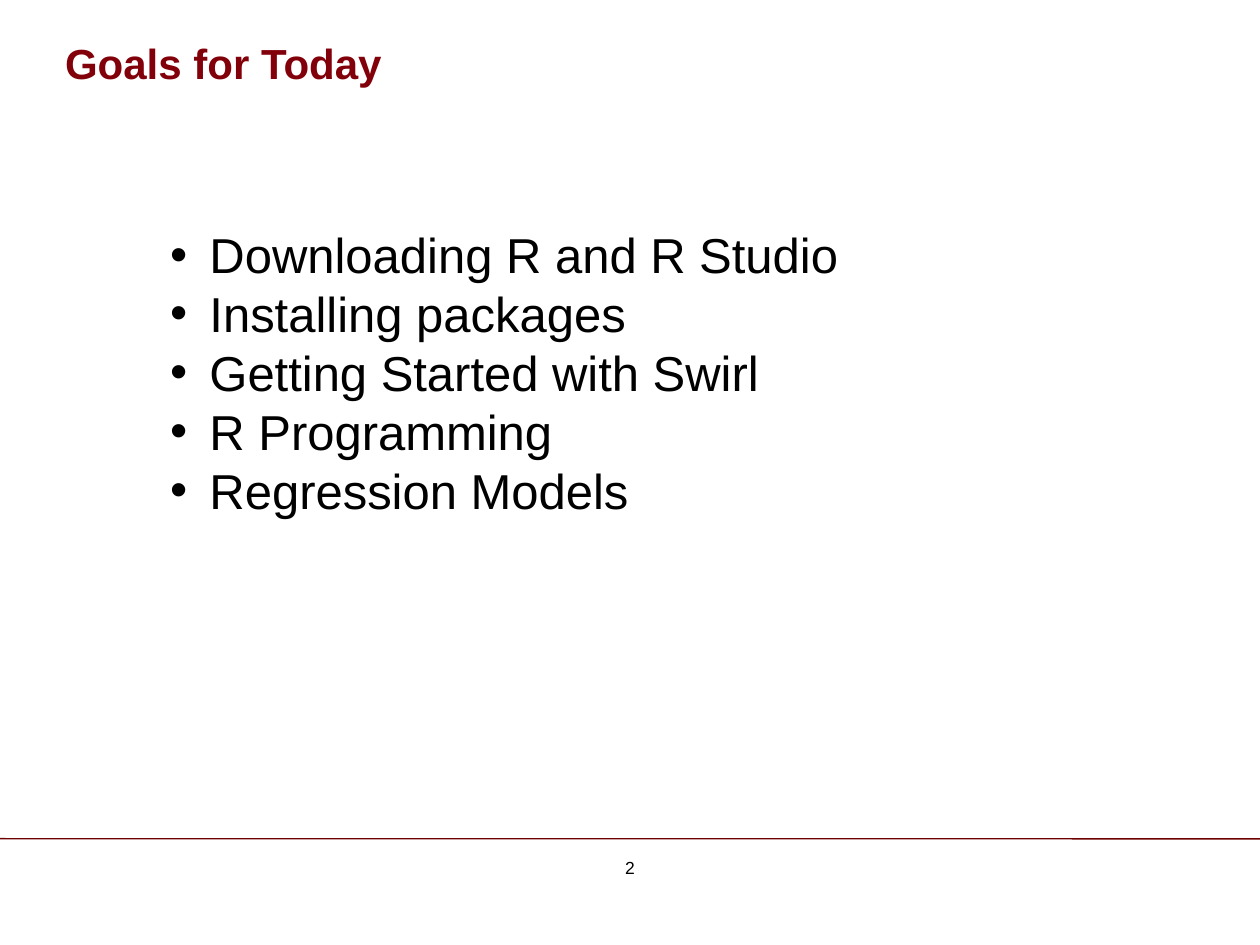
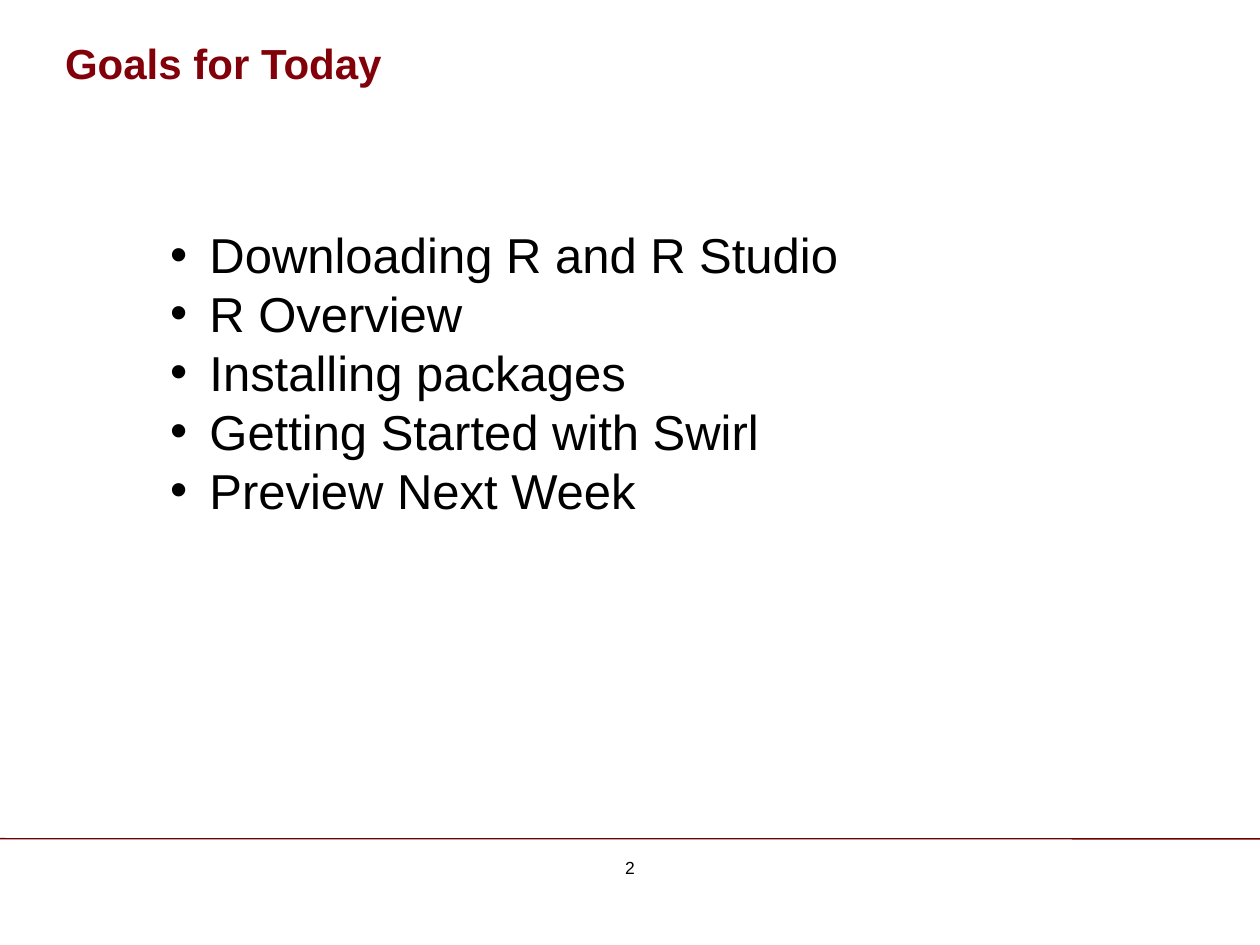
Before and after one commit to ChicagoBoothAnalytics/site, a slide deck: slide 2 of zzz MEDIA/R Basics.pptx. Drawn at 1260x945 pixels with LibreOffice and Linux fonts; fonts in the diff are those of the drawing; background and template pictures are left out. Boxes give left, top, right and bottom in pixels: in the first picture for what was removed or moved away, otherwise in the second. Text is boxed around its words. In the diff, an @@ line names an element or a change of style, - is before the commit and + after.

```diff
--- a/zzz MEDIA/R Basics.pptx
+++ b/zzz MEDIA/R Basics.pptx
@@ text at box(209, 296, 462, 333): paragraph added @@
+• R Overview
@@ text at box(209, 473, 635, 510): text changed @@
-• R Programming
-• Regression Models
+• Preview Next Week
```
Also in this commit, not shown: 3 other slides changed, 4 slides added, 1 slide removed.
